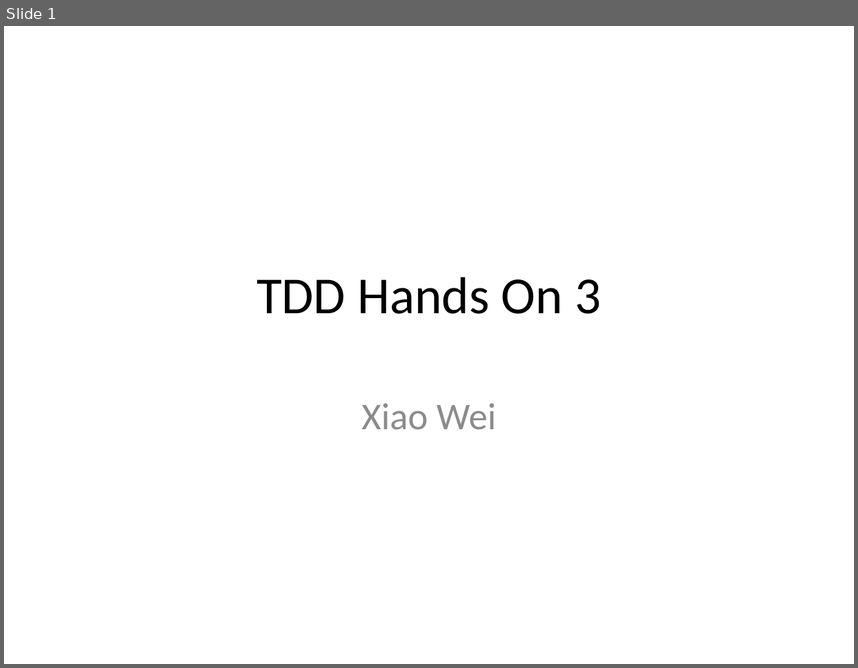
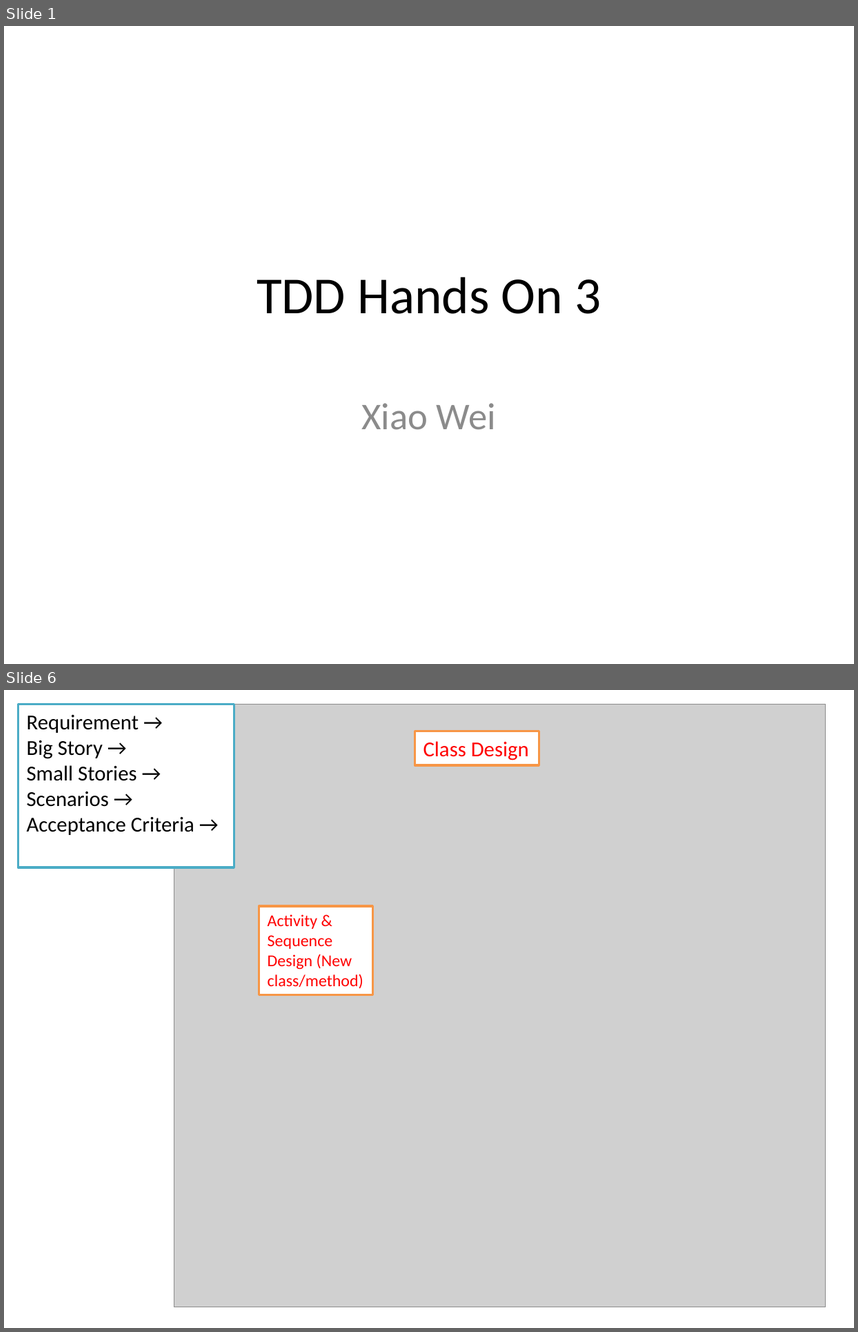
Before and after one commit to feedfood/TDD, a slide deck: Documents/TDD Hands On 3.pptx. Shown one above the other, each under a label of ours: slide 1 before the commit, slides 1 and 6 after it; the slides between them are not shown. The pictures are 858x668 and 858x1332 pixels, drawn with LibreOffice and Linux fonts; fonts in the diff are those of the drawing; grey boxes stand for pictures. Boxes give left, top, right and bottom in pixels: in the first picture for what was removed or moved away, otherwise in the second. Text is boxed around its words. In the diff, an @@ line names an element or a change of style, - is before the commit and + after.

```diff
--- a/Documents/TDD Hands On 3.pptx
+++ b/Documents/TDD Hands On 3.pptx
@@ slide 6 added at (x1=4, y1=690, x2=854, y2=1328), background #FFFFFF @@
@@ rectangle added at (x1=18, y1=704, x2=234, y2=867), fill #FFFFFF, outline #4BACC6 2 pt, 18 pt, text #000000 @@
+Requirement →
+Big Story →
+Small Stories →
+Scenarios →
+Acceptance Criteria →
@@ picture added at (x1=174, y1=704, x2=826, y2=1307) @@
@@ rectangle added at (x1=415, y1=731, x2=539, y2=765), fill #FFFFFF, outline #F79646 2 pt, 18 pt, text #FF0000 @@
+Class Design
@@ rectangle added at (x1=259, y1=906, x2=373, y2=994), fill #FFFFFF, outline #F79646 2 pt, 14 pt, text #FF0000 @@
+Activity & Sequence
+Design (New class/method)
```
Also in this commit, not shown: 1 slide changed, 3 other slides added.
